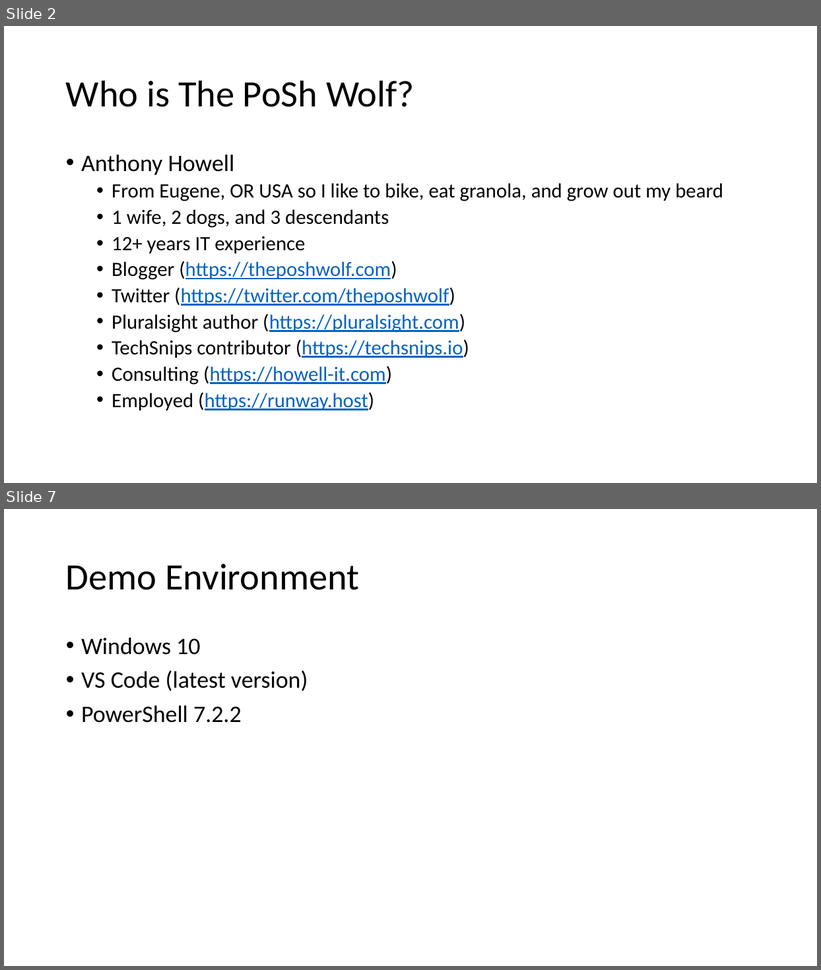
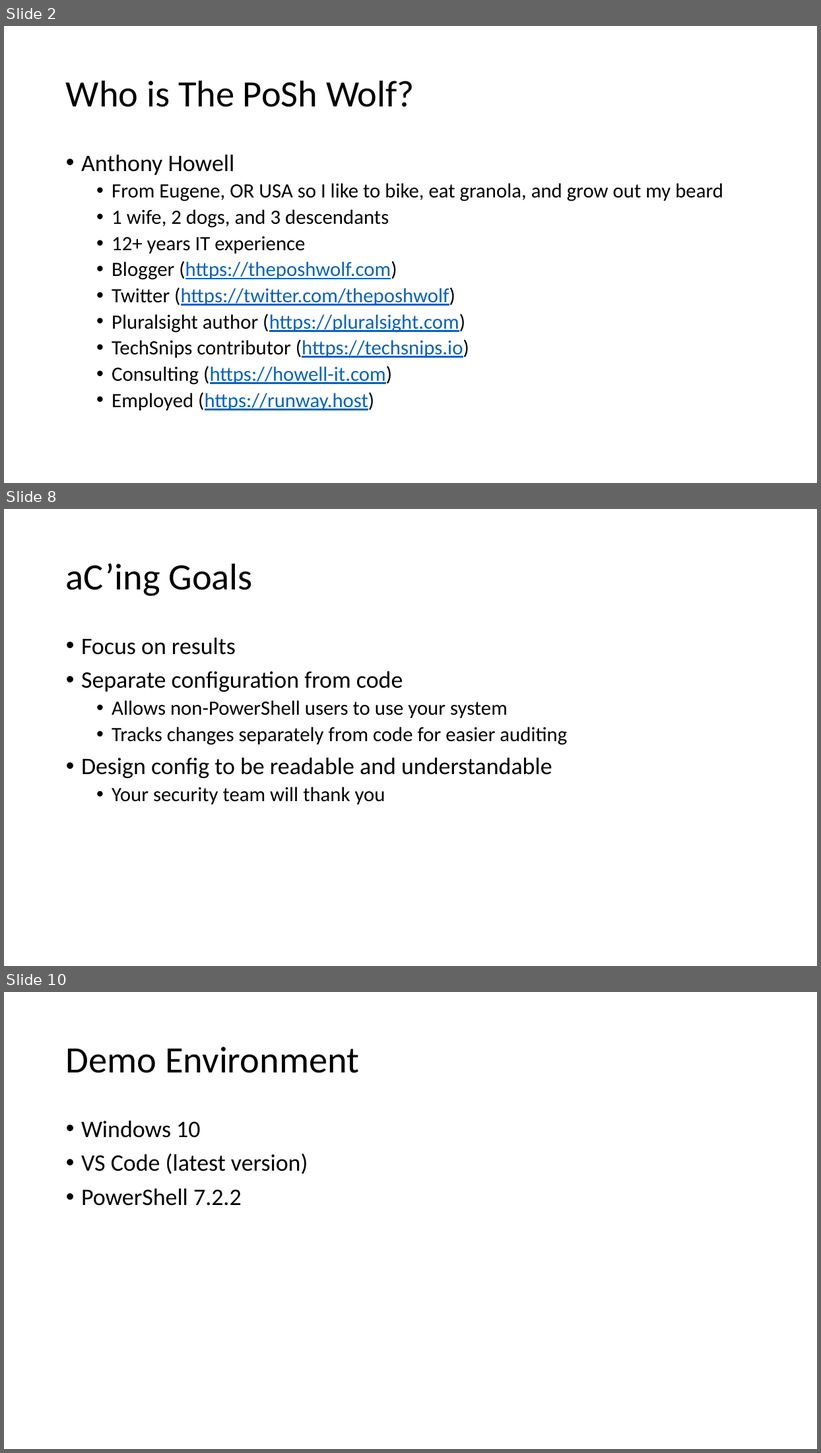
Before and after one commit to ThePoShWolf/Sessions, a slide deck: 2022-04-26 - aC the world! As Code for Anything/PowerShell Summit 2022 - aC the World!.pptx. Shown one above the other, each under a label of ours: slides 2 and 7 before the commit, slides 2, 8 and 10 after it; the slides between them are not shown. The pictures are 821x970 and 821x1453 pixels, drawn with LibreOffice and Linux fonts; fonts in the diff are those of the drawing; background and template pictures are left out. Boxes give left, top, right and bottom in pixels: in the first picture for what was removed or moved away, otherwise in the second. Text is boxed around its words. In the diff, an @@ line names an element or a change of style, - is before the commit and + after.

```diff
--- a/2022-04-26 - aC the world! As Code for Anything/PowerShell Summit 2022 - aC the World!.pptx
+++ b/2022-04-26 - aC the world! As Code for Anything/PowerShell Summit 2022 - aC the World!.pptx
@@ slide 8 added at [4, 509, 817, 966], background picture (left out) @@
@@ title added at [66, 563, 253, 596], 44 pt, text #000000 @@
+aC’ing Goals
@@ text added at [81, 638, 567, 805], 24 pt, text #000000 @@
+• Focus on results
+• Separate configuration from code
+  • Allows non-PowerShell users to use your system
+  • Tracks changes separately from code for easier auditing
+• Design config to be readable and understandable
+  • Your security team will thank you
@@ what was slide 7 is now slide 10 @@
```
Also in this commit, not shown: 4 slides changed, 2 other slides added.
